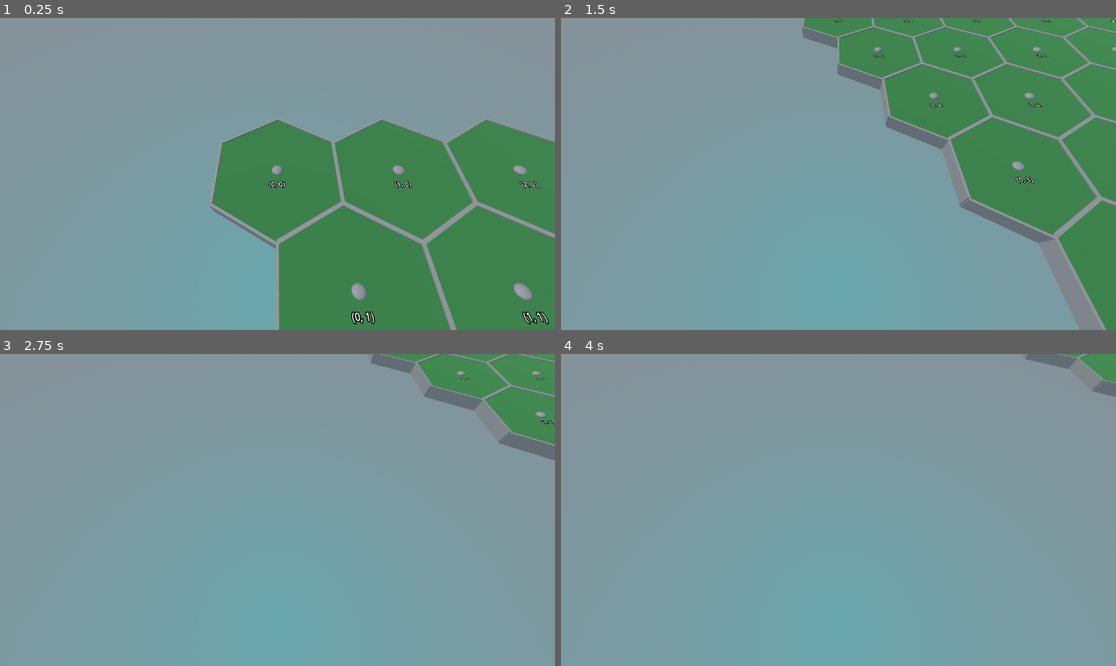
Above: before the commit, frames 1-4 (two rows, left to right).
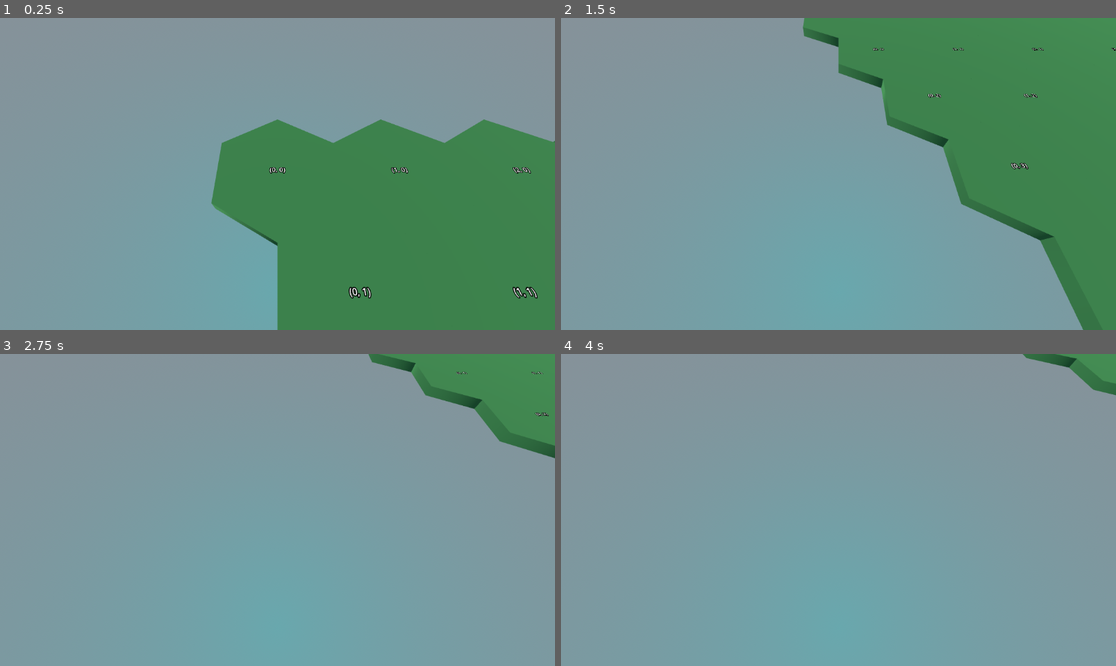
Above: after the commit, the same moments.

Repository: nheeb/spell-tactics
Game: Godot game, scene res://Logic/Main.tscn
The game is run twice, just before and just after one commit, with the same random seed, the same clock (stepped at 60 frames per second) and the same inputs.
Inputs (mouse positions are in pixels of both pictures, inside the frame that each line leads up to):
- Up to frame 1 (0.25 s): no input
- Up to frame 2 (1.5 s): tap Enter at 0.5 s; move the mouse to (960, 158) at 0.52 s; hold S (move_camera_backwards) 0.53-1.28 s; move the mouse to (727, 189) at 1.27 s; tap W (move_camera_forwards) at 1.35 s
- Up to frame 3 (2.75 s): move the mouse to (333, 441) at 2.02 s; hold A (move_camera_left) from 2.03 s (still down)
- Up to frame 4 (4 s): move the mouse to (810, 572) at 2.77 s; release A (move_camera_left) at 2.78 s; tap D (move_camera_right) at 2.85 s; move the mouse to (1005, 556) at 3.52 s; hold S (move_camera_backwards) from 3.53 s (still down)

The runs differ from the first frame. In frame 1, 3.2% of the frame differs, in the area x 37-100%, y 32-100%; in frame 2, 5.7%, in the area x 43-100%, y 0-100%; in frame 3, 2.1%; in frame 4, 0.7%.

Commit message:
add collision shape to Tile

Diff:
--- a/Logic/Main.tscn
+++ b/Logic/Main.tscn
@@ -22,6 +22,7 @@
 [node name="SubViewport" type="SubViewport" parent="SubViewportContainer"]
 handle_input_locally = false
 msaa_3d = 1
+physics_object_picking = true
 size = Vector2i(1152, 648)
 render_target_update_mode = 4
 
--- a/Prototype/HexGrid.gd
+++ b/Prototype/HexGrid.gd
@@ -37,14 +37,10 @@
 			if false:  # TODO dist > n
 				tiles[r][q] = null
 				continue
-
 			# place all tiles in pointy-up fashion
 			# that mean they are higher than they are wide
 			var new_tile: Tile = TileScene.instantiate()
 			add_child(new_tile)
-			var qr_translation: Vector2 = r * tile_size * Q_BASIS + q * tile_size * R_BASIS
-			new_tile.position = Vector3(qr_translation.x, 0.0, qr_translation.y)
+			var xz_translation: Vector2 = r * tile_size * Q_BASIS + q * tile_size * R_BASIS
+			new_tile.position = Vector3(xz_translation.x, 0.0, xz_translation.y)
 			new_tile.get_node("DebugLabel").text = "(%s, %s)" % [r, q]
-			# r is left-right
-			# q is forward-left - backward-right
-			#s =
--- a/Prototype/Tile.gd
+++ b/Prototype/Tile.gd
@@ -2,3 +2,10 @@
 
 # Should the tile know its indices? Should the tile know its neighbours?
 # leaning towards no..
+
+
+func _on_area_3d_mouse_entered() -> void:
+	$Edges.visible = true
+
+func _on_area_3d_mouse_exited() -> void:
+	$Edges.visible = false
--- a/Prototype/Tile.tscn
+++ b/Prototype/Tile.tscn
@@ -12,8 +12,10 @@
 rings = 1
 
 [sub_resource type="SphereMesh" id="SphereMesh_82ebd"]
-radius = 0.08
-height = 0.08
+radius = 0.045
+height = 0.085
+radial_segments = 16
+rings = 16
 
 [sub_resource type="BoxMesh" id="BoxMesh_ltq8m"]
 
@@ -25,9 +27,11 @@
 
 [node name="CenterMesh" type="MeshInstance3D" parent="."]
 transform = Transform3D(1, 0, 0, 0, 1, 0, 0, 0, 1, 0, 0.107185, 0)
+visible = false
 mesh = SubResource("SphereMesh_82ebd")
 
 [node name="Edges" type="Node3D" parent="."]
+visible = false
 
 [node name="Edge1" type="MeshInstance3D" parent="Edges"]
 transform = Transform3D(0.866025, 0, 0.018452, 0, 0.235877, 0, -0.5, 0, 0.0319599, 0.42628, 0, 0.738338)
@@ -60,6 +64,16 @@
 skeleton = NodePath("../..")
 
 [node name="DebugLabel" type="Label3D" parent="."]
-transform = Transform3D(1, 0, 0, 0, -4.37114e-08, 1, 0, -1, -4.37114e-08, -0.00680993, 0.10476, 0.218814)
+transform = Transform3D(1, 0, 0, 0, -4.37114e-08, 1, 0, -1, -4.37114e-08, 0, 0.125358, -5.47957e-09)
 pixel_size = 0.003
 text = "Tee"
+
+[node name="Area3D" type="Area3D" parent="."]
+
+[node name="CollisionPolygon3D" type="CollisionPolygon3D" parent="Area3D"]
+transform = Transform3D(0.866025, -0.5, 0, -2.18557e-08, -3.78552e-08, 1, -0.5, -0.866025, -4.37114e-08, 0, 0, 0)
+depth = 0.2
+polygon = PackedVector2Array(1, 0, 0.5, 0.866, -0.5, 0.866, -1, 0, -0.5, -0.866, 0.5, -0.866)
+
+[connection signal="mouse_entered" from="Area3D" to="." method="_on_area_3d_mouse_entered"]
+[connection signal="mouse_exited" from="Area3D" to="." method="_on_area_3d_mouse_exited"]
